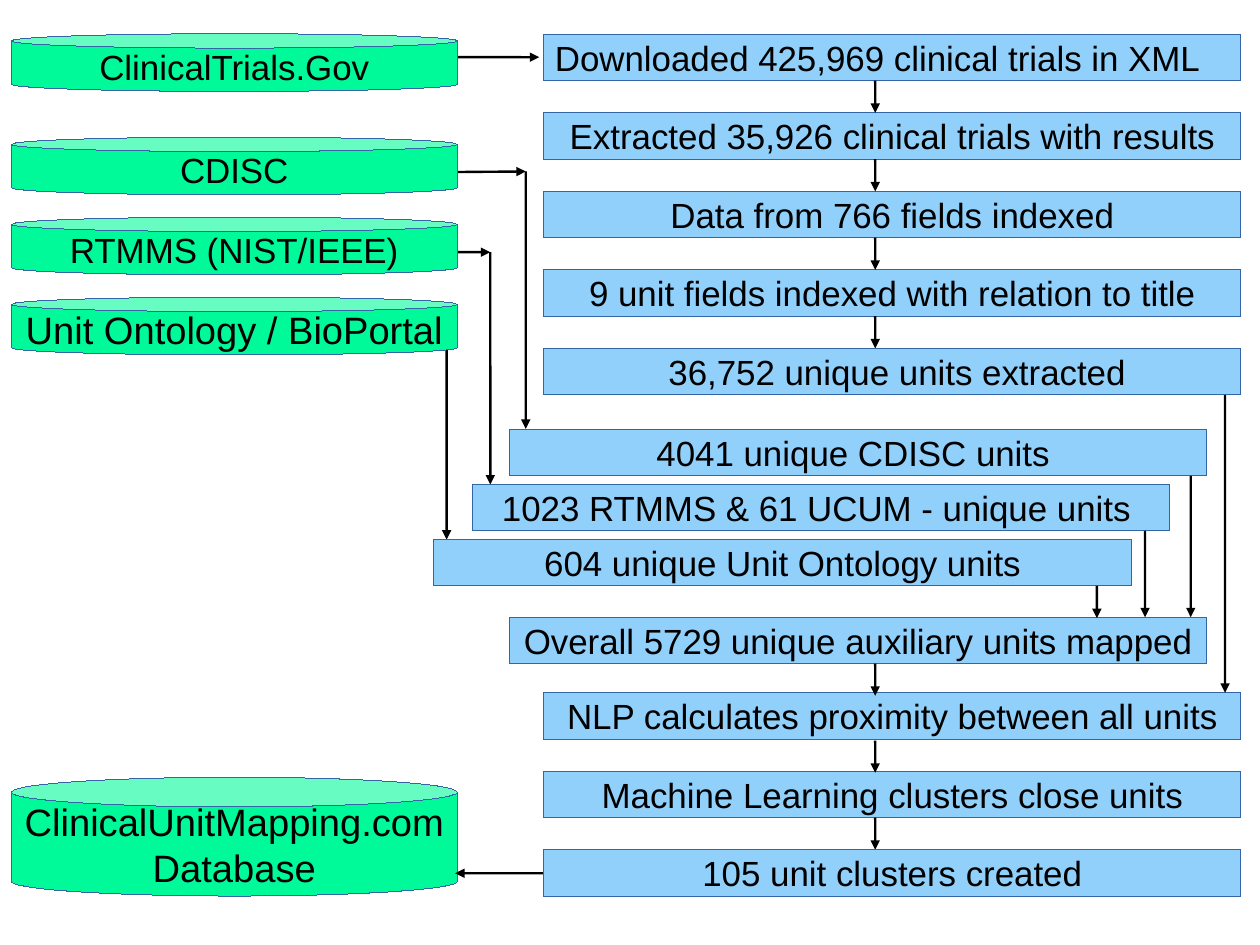
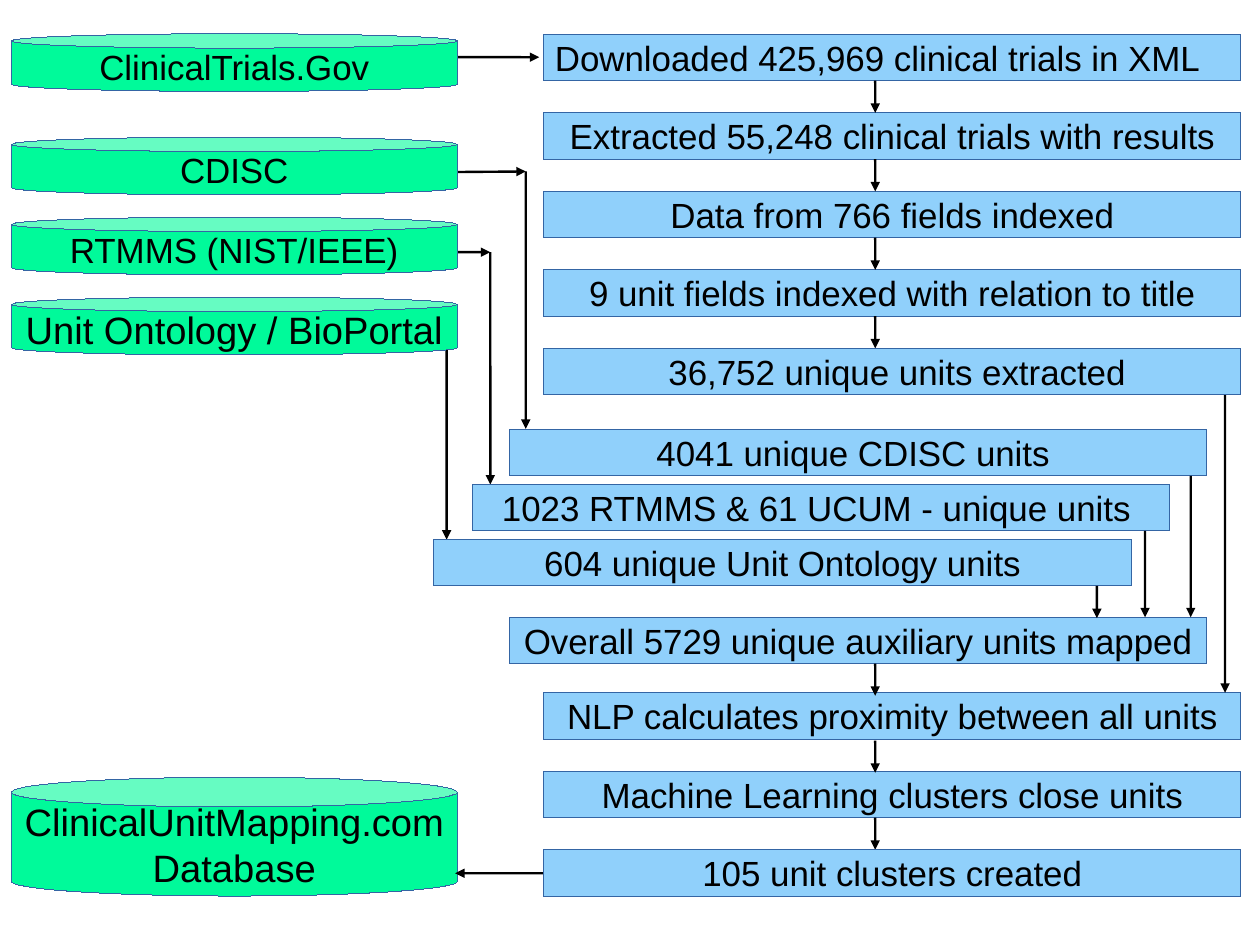
Before and after one commit to Jacob-Barhak/Presentations, a slide deck: slide 1 of Unit_Mapping_Latest/Images/ClinicalUnitProcessDiagram.odp. Drawn at 1260x945 pixels with LibreOffice and Linux fonts; fonts in the diff are those of the drawing. Boxes give left, top, right and bottom in pixels: in the first picture for what was removed or moved away, otherwise in the second. Text is boxed around its words. In the diff, an @@ line names an element or a change of style, - is before the commit and + after.

Commit message:
Update unit mapping presentation
Updated presentation towards conference - fix image and minor text fix

```diff
--- a/Unit_Mapping_Latest/Images/ClinicalUnitProcessDiagram.odp
+++ b/Unit_Mapping_Latest/Images/ClinicalUnitProcessDiagram.odp
@@ text in rectangle at bbox=[570, 123, 1215, 154]: text changed @@
-Extracted 35,926 clinical trials with results
+Extracted 55,248 clinical trials with results
```
Also in this commit, not shown: 3 other files.
